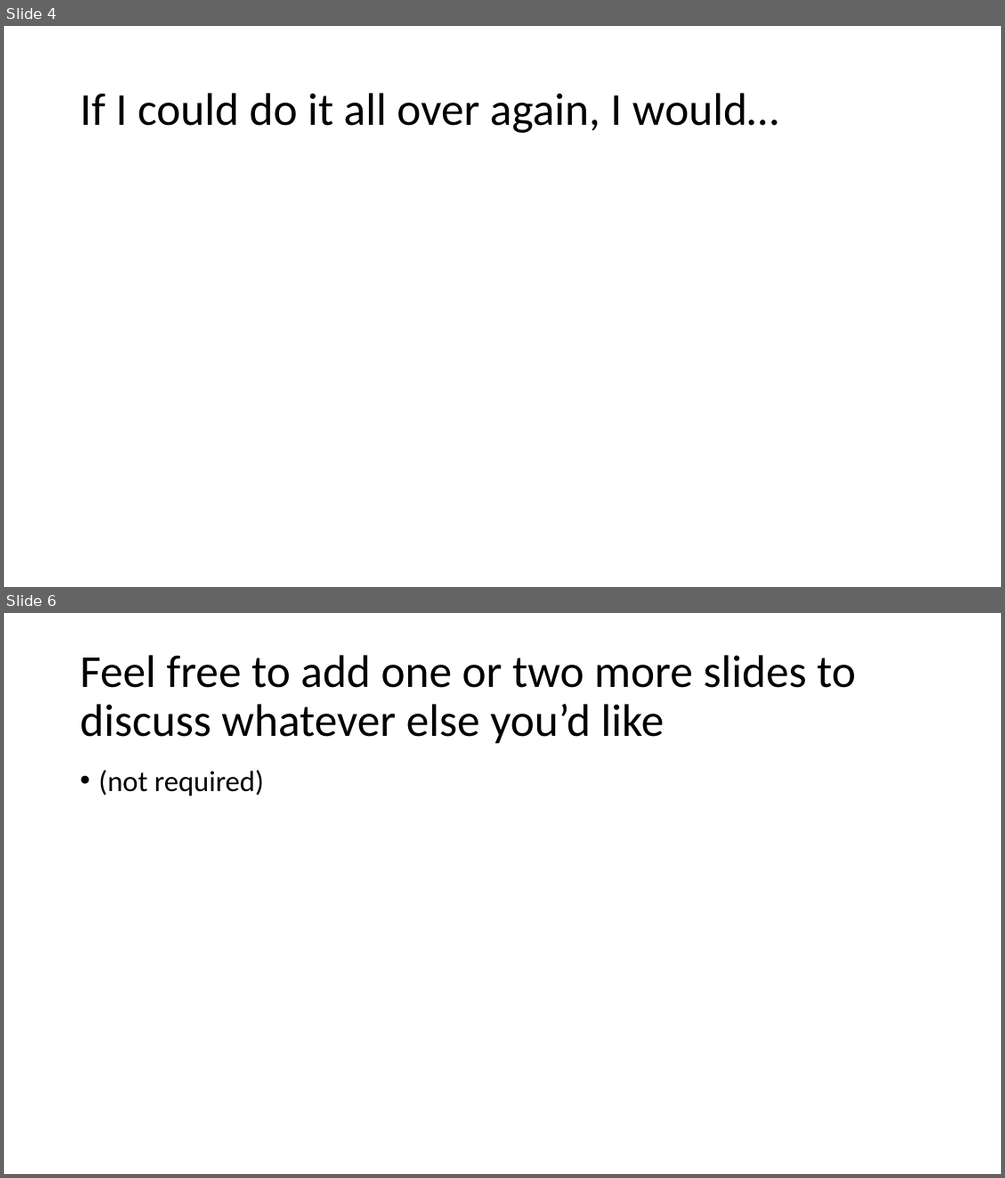
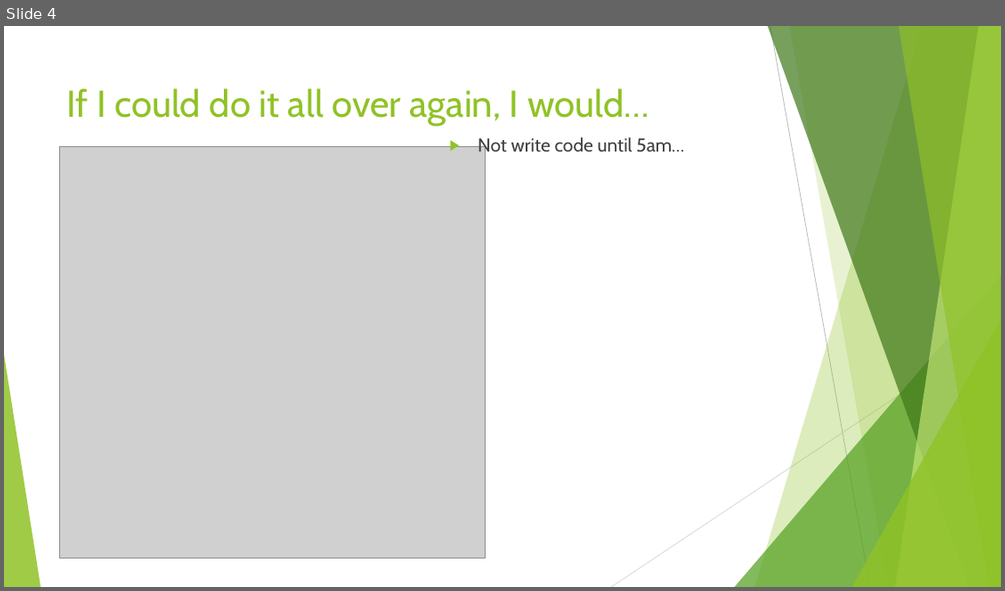
Before and after one commit to AutumnO/Recipe_Book, a slide deck: presentation slide deck.pptx. Shown one above the other, each under a label of ours: slides 4 and 6 before the commit, slide 4 after it; the slides between them are not shown. The pictures are 1005x1178 and 1005x591 pixels, drawn with LibreOffice and Linux fonts; fonts in the diff are those of the drawing; grey boxes stand for pictures. Boxes give left, top, right and bottom in pixels: in the first picture for what was removed or moved away, otherwise in the second. Text is boxed around its words. In the diff, an @@ line names an element or a change of style, - is before the commit and + after.

Commit message:
ppt and design diary added

```diff
--- a/presentation slide deck.pptx
+++ b/presentation slide deck.pptx
@@ slide 6 removed at (x1=4, y1=613, x2=1001, y2=1174), background #FFFFFF @@
@@ title removed at (x1=80, y1=655, x2=856, y2=744) @@
-Feel free to add one or two more slides to discuss whatever else you’d like
@@ text removed at (x1=98, y1=770, x2=264, y2=796) @@
-• (not required)
@@ slide 4 changed as well @@
@@ title "If I could do it ..." moved from (x1=80, y1=93, x2=778, y2=133) to (x1=67, y1=88, x2=649, y2=126) @@
@@ title "If I could do it ..." at (x1=67, y1=88, x2=649, y2=126): size 44 to 36 pt, font Calibri to Cabin, text colour #000000 to #90C226; line spacing 0.9 to 1; vertical alignment middle to top @@
@@ picture added at (x1=59, y1=146, x2=485, y2=557) @@
@@ text added at (x1=477, y1=137, x2=684, y2=158), 18 pt, text #404040 @@
+▶ Not write code until 5am…
@@ group added at (x1=4, y1=26, x2=1001, y2=587): 5 freeform shapes, 3 triangles, 2 lines @@
```
Also in this commit, not shown: 1 other slide changed, 4 slides added, 3 other slides removed, 6 other files.
